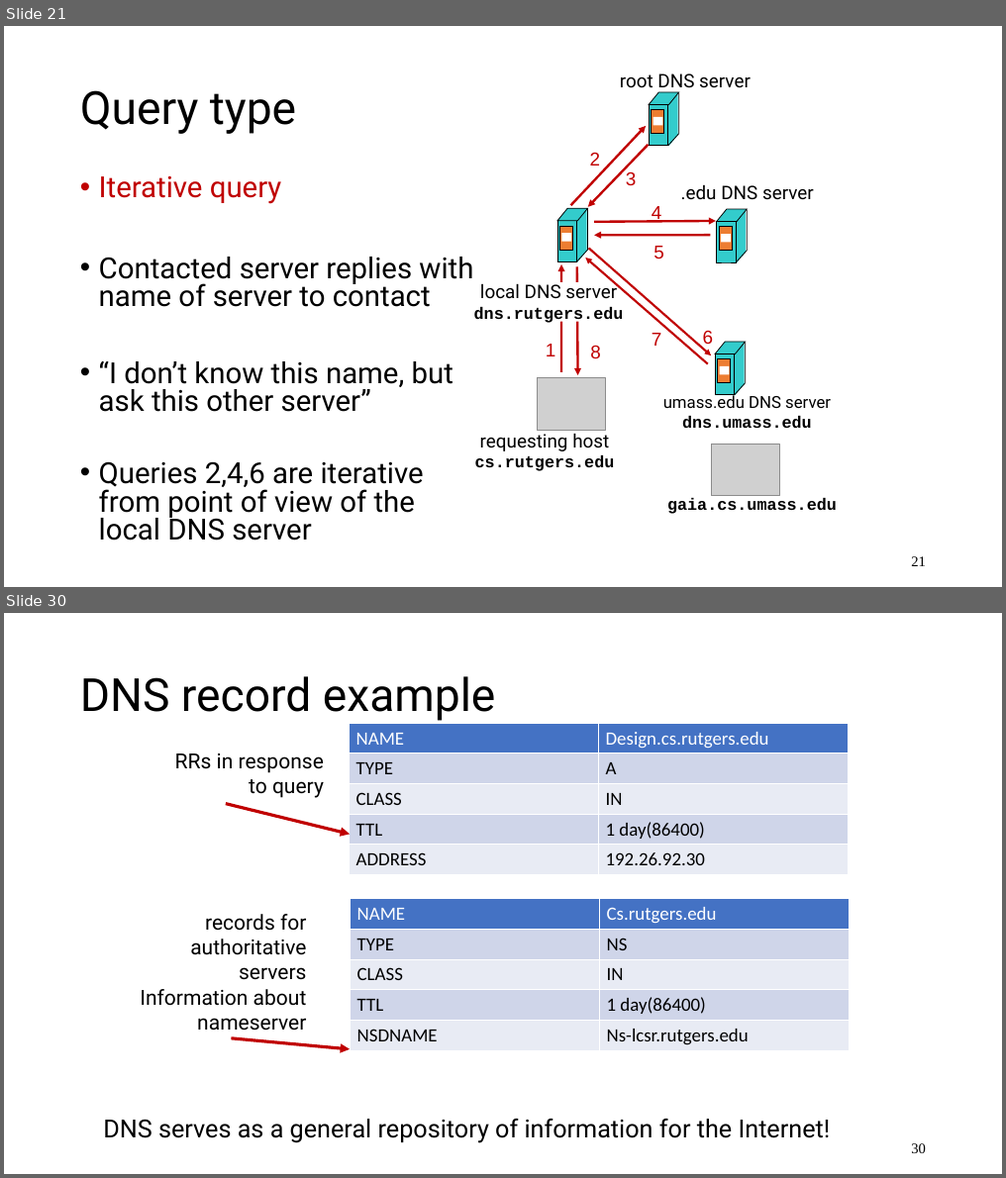
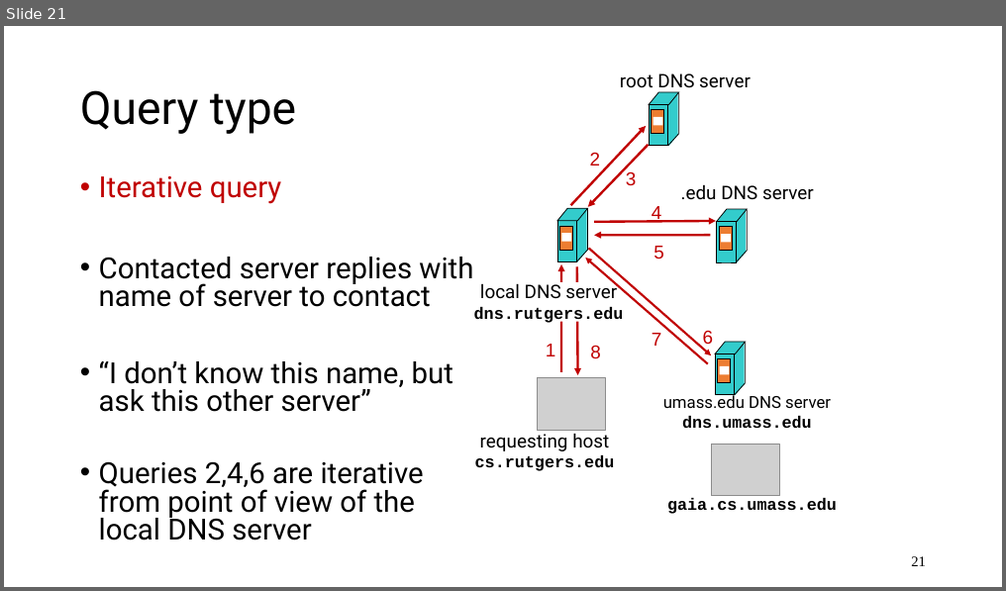
Before and after one commit to ngsrinivas/coursegen, a slide deck: ex/352-F24/staging/352-F24/lectures/04-app-dns.pptx. Shown one above the other, each under a label of ours: slides 21 and 30 before the commit, slide 21 after it; the slides between them are not shown. The pictures are 1006x1178 and 1006x591 pixels, drawn with LibreOffice and Linux fonts; fonts in the diff are those of the drawing; grey boxes stand for pictures. Boxes give left, top, right and bottom in pixels: in the first picture for what was removed or moved away, otherwise in the second. Text is boxed around its words. In the diff, an @@ line names an element or a change of style, - is before the commit and + after.

```diff
--- a/ex/352-F24/staging/352-F24/lectures/04-app-dns.pptx
+++ b/ex/352-F24/staging/352-F24/lectures/04-app-dns.pptx
@@ slide 30 removed at <box>4,613,1002,1174</box>, background #FFFFFF @@
@@ title removed at <box>80,676,496,721</box> @@
-DNS record example
@@ table removed at <box>349,723,846,875</box>, 5 rows, 2 columns @@
-NAME | Design.cs.rutgers.edu
-TYPE | A
-CLASS | IN
-TTL | 1 day(86400)
-ADDRESS | 192.26.92.30
@@ text removed at <box>175,754,324,798</box> @@
-RRs in response
-to query
@@ arrow removed from (226, 804) to (350, 834) @@
@@ table removed at <box>350,899,848,1051</box>, 5 rows, 2 columns @@
-NAME | Cs.rutgers.edu
-TYPE | NS
-CLASS | IN
-TTL | 1 day(86400)
-NSDNAME | Ns-lcsr.rutgers.edu
@@ text removed at <box>140,914,307,1031</box> @@
-records for
-authoritative servers
-Information about nameserver
@@ arrow removed from (231, 1039) to (350, 1050) @@
@@ text removed at <box>103,1119,831,1144</box> @@
-DNS serves as a general repository of information for the Internet!
@@ page number removed at <box>911,1144,926,1154</box> @@
-30
```
Also in this commit, not shown: 10 other slides removed, 4 other files.
